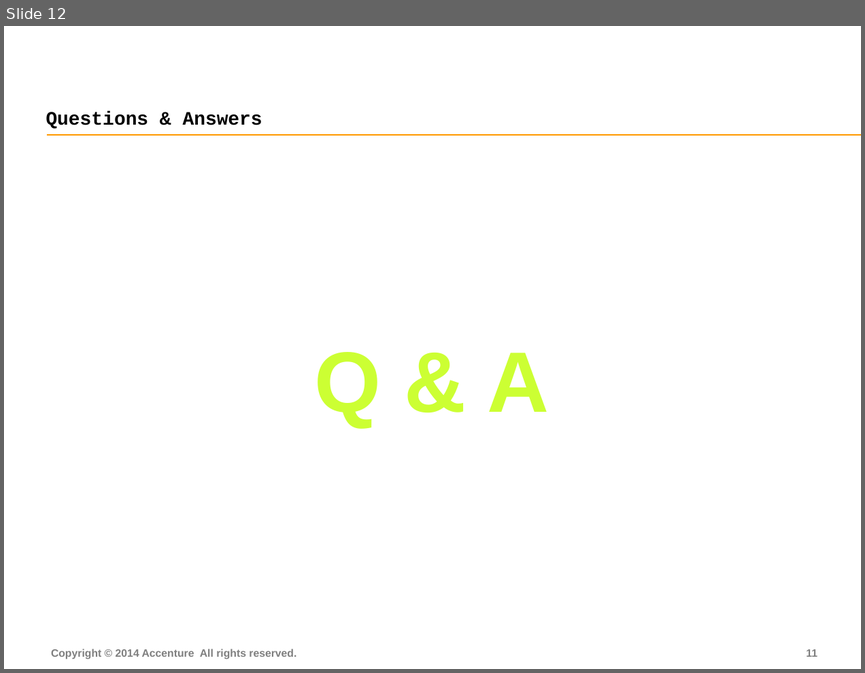
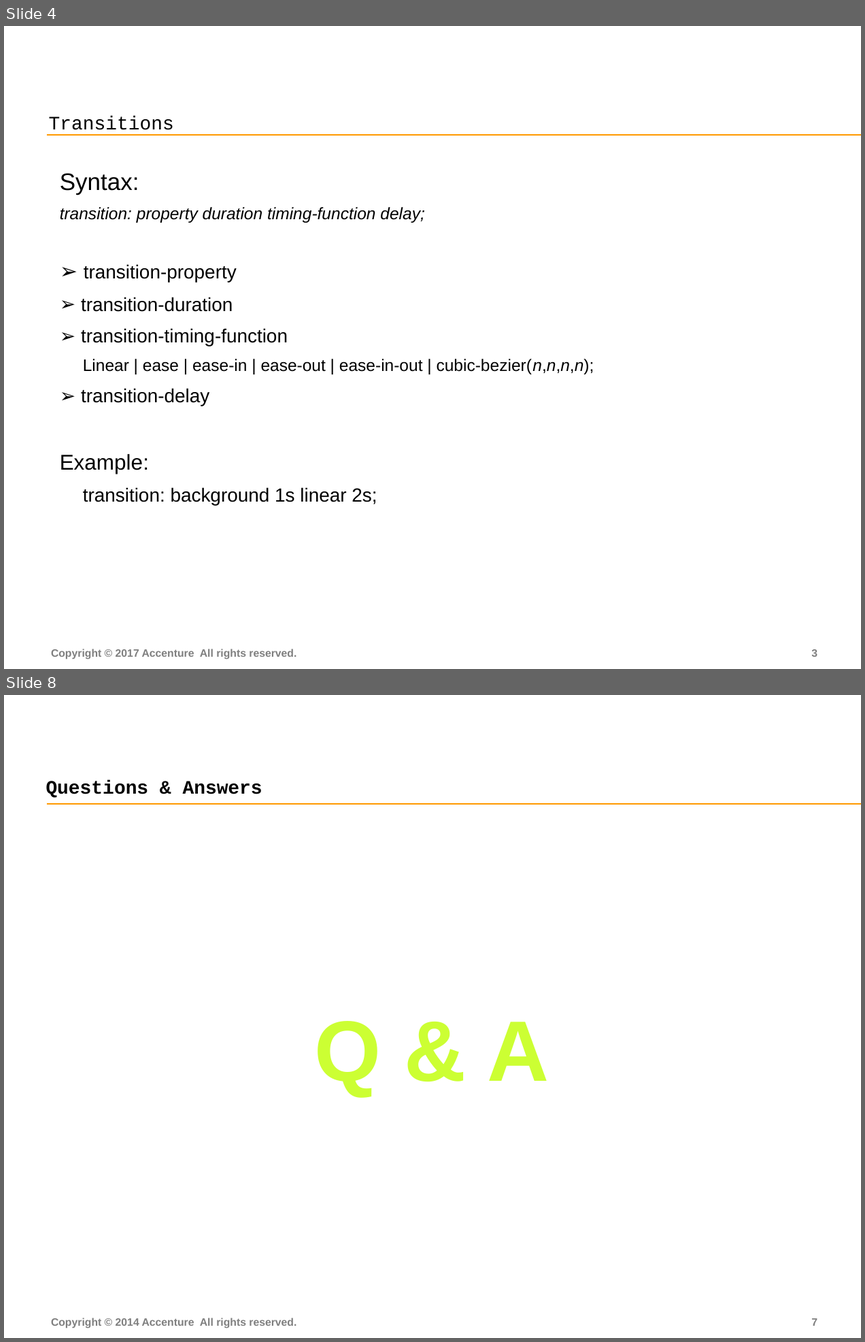
Before and after one commit to FS-Angular-Interest-Group/AngularTraining, a slide deck: PPT/10-Accenture-FS-Animation.pptx. Shown one above the other, each under a label of ours: slide 12 before the commit, slides 4 and 8 after it; the slides between them are not shown. The pictures are 865x673 and 865x1342 pixels, drawn with LibreOffice and Linux fonts; fonts in the diff are those of the drawing. Boxes give left, top, right and bottom in pixels: in the first picture for what was removed or moved away, otherwise in the second. Text is boxed around its words. In the diff, an @@ line names an element or a change of style, - is before the commit and + after.

```diff
--- a/PPT/10-Accenture-FS-Animation.pptx
+++ b/PPT/10-Accenture-FS-Animation.pptx
@@ slide 4 added at box(4, 26, 861, 669), background #FFFFFF; not listed: 1 template element that a slide beside it also shows @@
@@ title added at box(49, 116, 174, 135), 16 pt, text #000000 @@
+Transitions
@@ table added at box(51, 151, 713, 597), 1 rows, 1 columns @@
+Syntax: / transition: property duration timing-function delay; / transition-property / transition-duration / transition-timing-function / Linear | ease | ease-in | ease-out | ease-in-out | cubic-bezier(n,n,n,n); / transition-delay / Example: / transition: background 1s linear 2s;
@@ text added at box(51, 648, 296, 658), 9 pt, text #7F7F7F, bold @@
+Copyright © 2017 Accenture All rights reserved.
@@ page number added at box(811, 649, 817, 656), 9 pt, text #7F7F7F, bold @@
+3
@@ what was slide 12 is now slide 8 @@
@@ page number at box(811, 1318, 817, 1325): text changed @@
-11
+7
```
Also in this commit, not shown: 3 slides changed, 3 other slides added, 8 slides removed.
